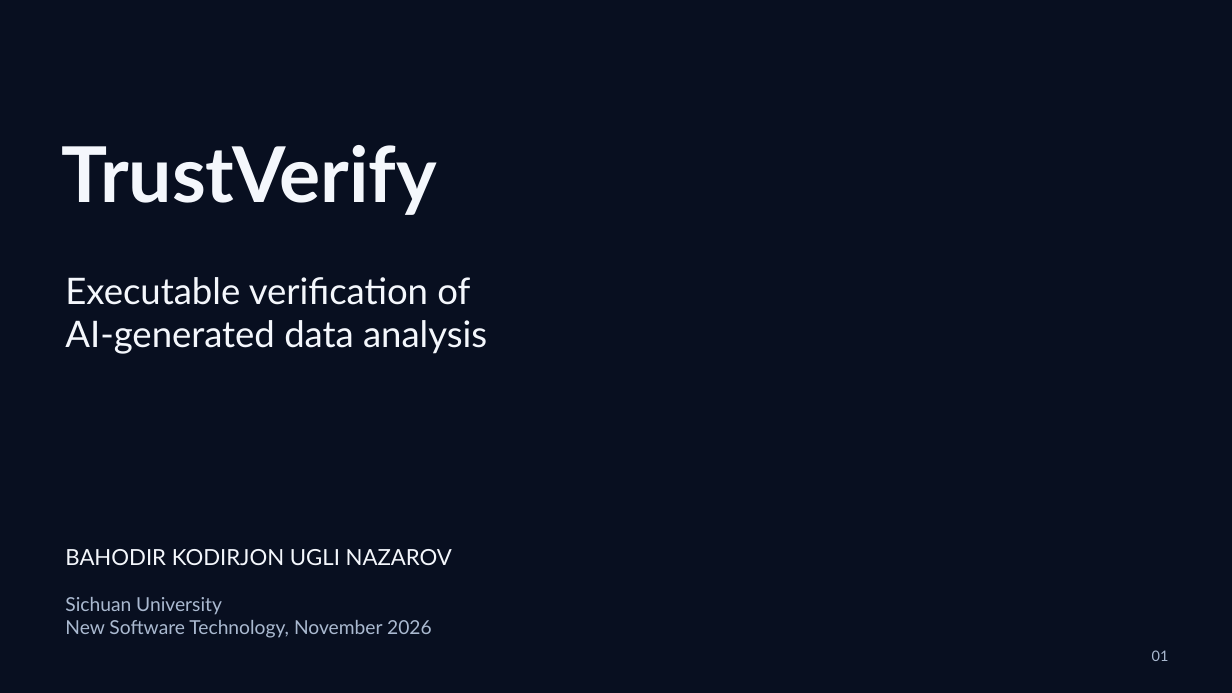
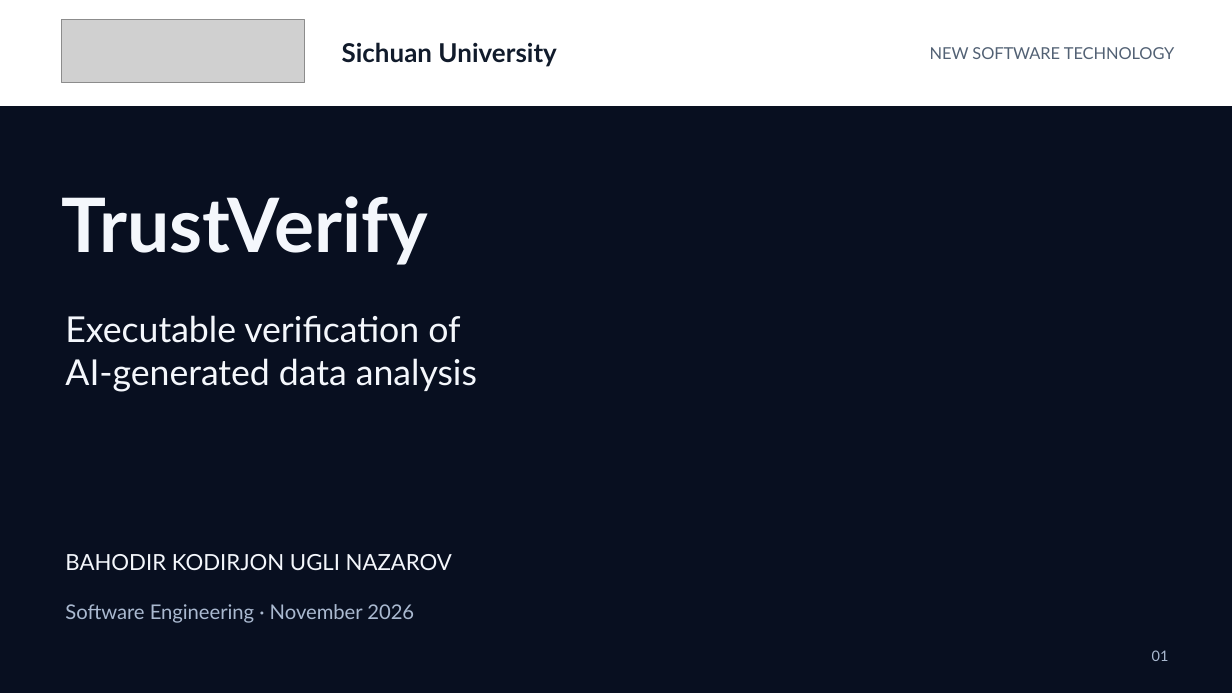
Before and after one commit to naazzarov/trustverify-ai-analysis, a slide deck: slide 1 of presentation/TrustVerify-Dark-Defense.pptx. Drawn at 1232x693 pixels with LibreOffice and Linux fonts; fonts in the diff are those of the drawing; grey boxes stand for pictures; background and template pictures are left out. Boxes give left, top, right and bottom in pixels: in the first picture for what was removed or moved away, otherwise in the second. Text is boxed around its words. In the diff, an @@ line names an element or a change of style, - is before the commit and + after.

```diff
--- a/presentation/TrustVerify-Dark-Defense.pptx
+++ b/presentation/TrustVerify-Dark-Defense.pptx
@@ rectangle added at bbox=[0, 0, 1232, 106], fill #FFFFFF @@
@@ picture added at bbox=[62, 19, 304, 82] @@
@@ text added at bbox=[342, 42, 556, 67], 20.2 pt, text #111B2B, bold @@
+Sichuan University
@@ text added at bbox=[930, 47, 1175, 59], 12.8 pt, text #526174 @@
+NEW SOFTWARE TECHNOLOGY
@@ text "TrustVerify": place and size @@
-text "TrustVerify" at bbox=[62, 145, 438, 215]
+text "TrustVerify" at bbox=[62, 196, 428, 265]
@@ text "TrustVerify" at bbox=[62, 196, 428, 265]: size 60 to 58.5 pt @@
@@ text "Executable verification of": place and size @@
-text "Executable verification of" at bbox=[65, 277, 487, 354]
+text "Executable verification of" at bbox=[65, 315, 477, 392]
@@ text "Executable verification of" at bbox=[65, 315, 477, 392]: size 28.5 to 27.8 pt @@
@@ text "BAHODIR KODIRJON UGLI NAZAROV": place and size @@
-text "BAHODIR KODIRJON UGLI NAZAROV" at bbox=[65, 549, 452, 565]
+text "BAHODIR KODIRJON UGLI NAZAROV" at bbox=[65, 554, 452, 570]
@@ text at bbox=[65, 604, 414, 623]: text changed; size 15 to 15.8 pt @@
-Sichuan University
-New Software Technology, November 2026
+Software Engineering · November 2026
```
Also in this commit, not shown: 6 other slides changed, 15 slides added, 9 slides removed, 41 other files.
